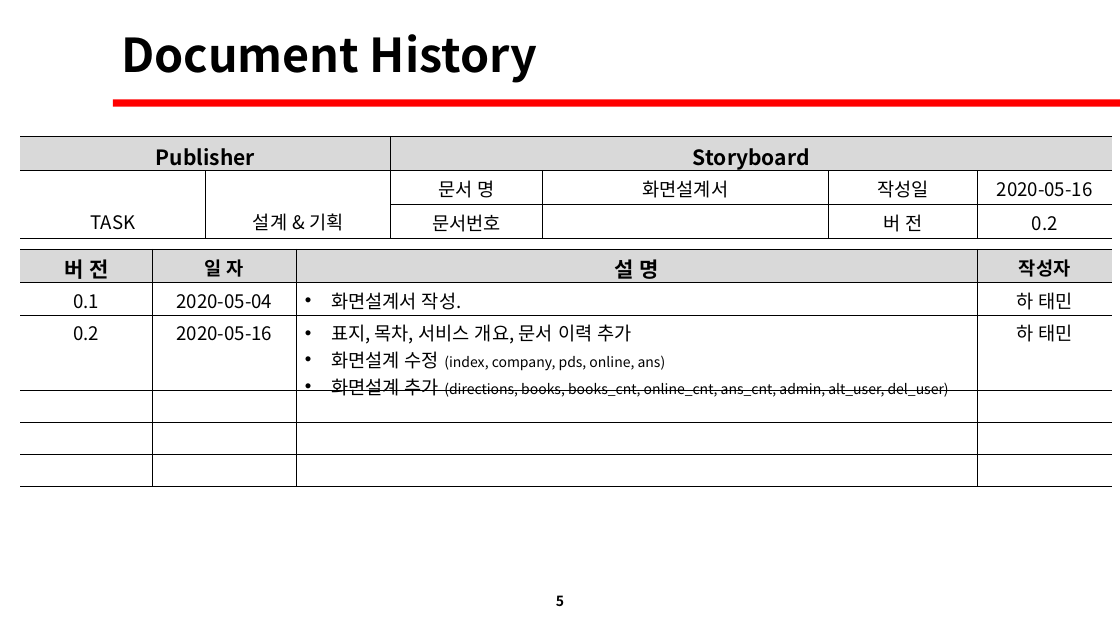
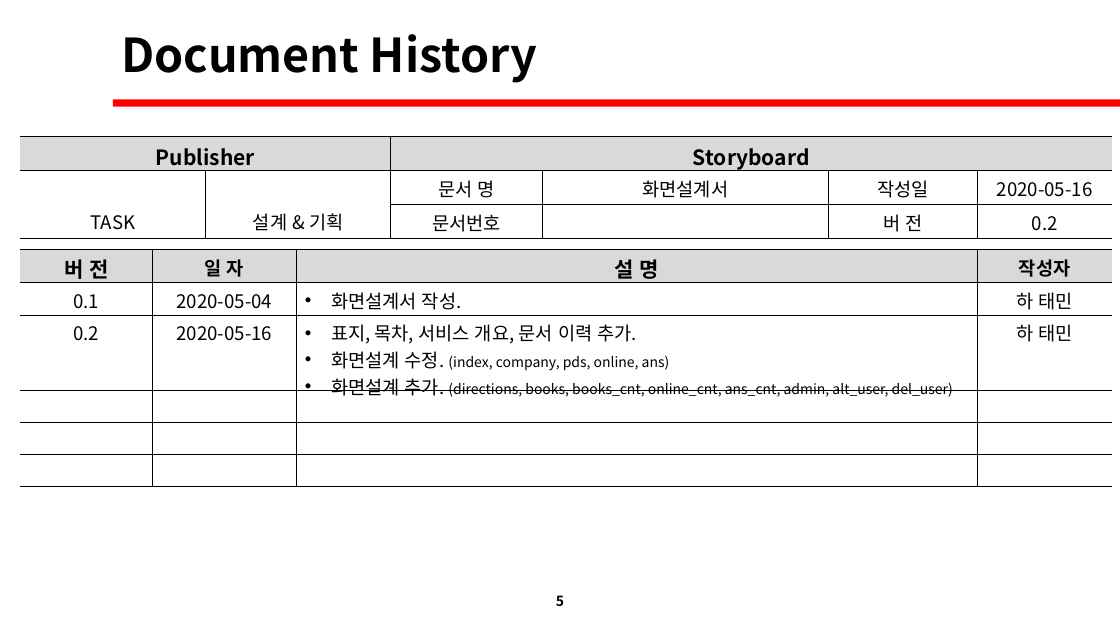
Before and after one commit to David-Ha-1217/Publisher_Portfolio, a slide deck: slide 5 of Documents/화면설계서.pptx. Drawn at 1120x630 pixels with LibreOffice and Linux fonts; fonts in the diff are those of the drawing. Boxes give left, top, right and bottom in pixels: in the first picture for what was removed or moved away, otherwise in the second. Text is boxed around its words. In the diff, an @@ line names an element or a change of style, - is before the commit and + after.

Commit message:
(2020-06-09) 문서 및 도서, 자료실 완료. (페이징 작업 제외.)

```diff
--- a/Documents/화면설계서.pptx
+++ b/Documents/화면설계서.pptx
@@ table at (x1=20, y1=250, x2=1112, y2=487) @@
-row 3, column 3: 표지, 목차, 서비스 개요, 문서 이력 추가 / 화면설계 수정 (index, company, pds, online, ans) / 화면설계 추가 (directions, books, books_cnt, online_cnt, ans_cnt, admin, alt_user, del_user)
+row 3, column 3: 표지, 목차, 서비스 개요, 문서 이력 추가. / 화면설계 수정. (index, company, pds, online, ans) / 화면설계 추가. (directions, books, books_cnt, online_cnt, ans_cnt, admin, alt_user, del_user)
```
Also in this commit, not shown: 10 other files.
